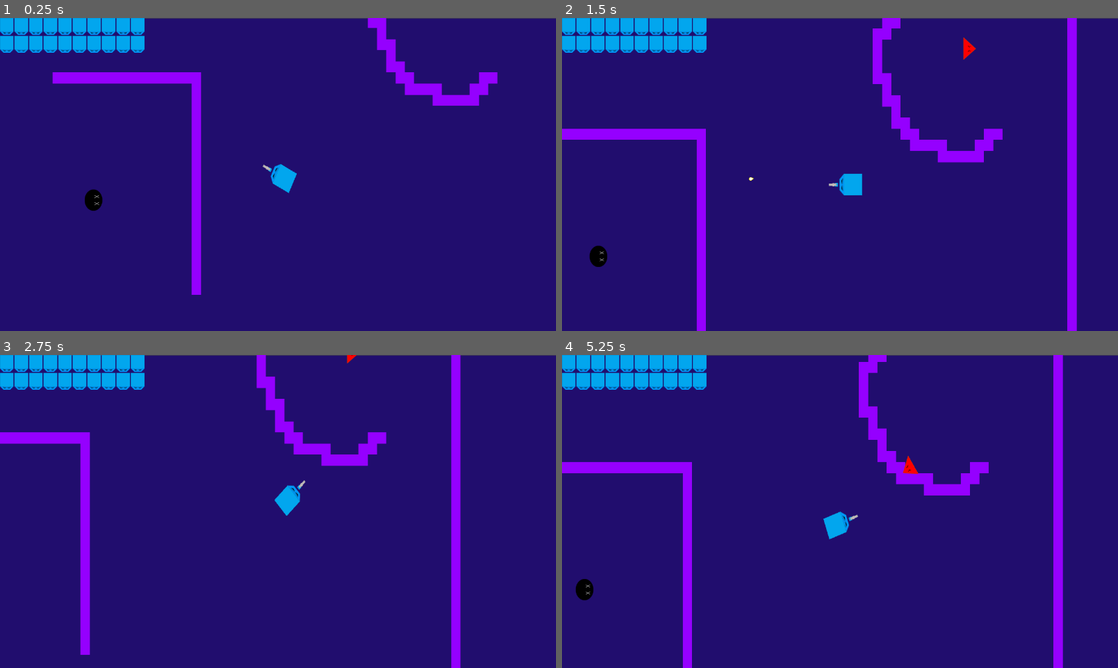
Above: before the commit, frames 1-4 (two rows, left to right).
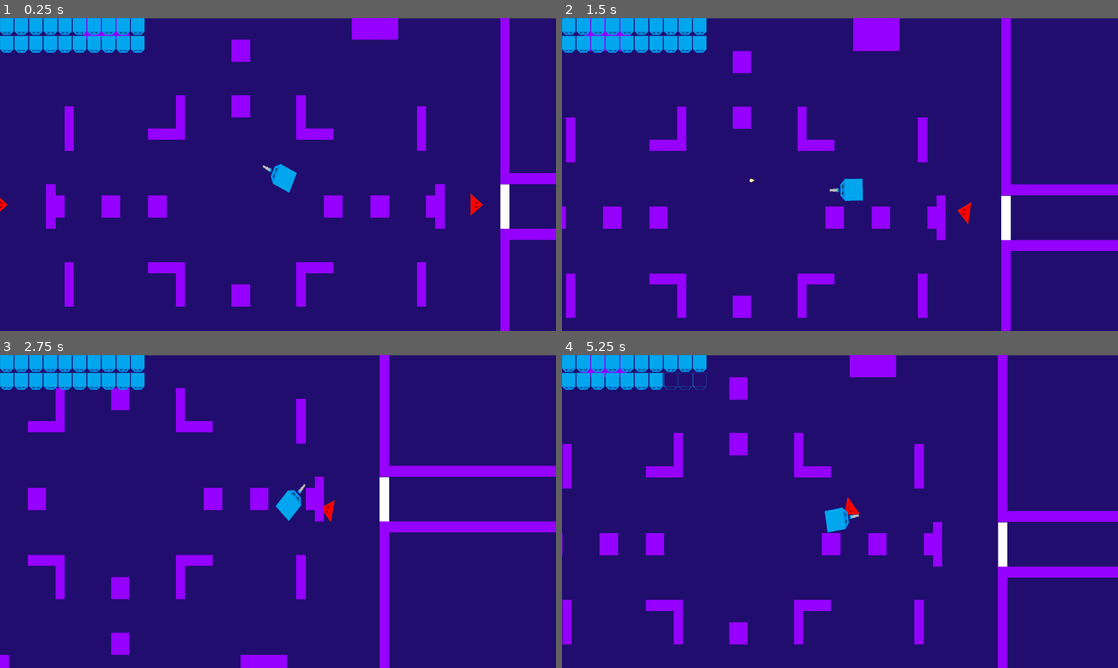
Above: after the commit, the same moments.

Repository: chaco470/CubeCrawler
Game: Godot game, scene res://Assets/Scenes/World.tscn
The game is run twice, just before and just after one commit, with the same random seed, the same clock (stepped at 60 frames per second) and the same inputs.
Inputs (mouse positions are in pixels of both pictures, inside the frame that each line leads up to):
- Up to frame 1 (0.25 s): no input
- Up to frame 2 (1.5 s): tap Enter at 0.5 s; move the mouse to (962, 158) at 0.52 s; hold Up (_up) 0.53-1.28 s; hold Right (_rigth) 0.53-1.28 s; move the mouse to (728, 190) at 1.27 s; hold Down (_down) from 1.28 s (still down); click (728, 190) at 1.35 s
- Up to frame 3 (2.75 s): tap Right (_rigth) at 1.55 s; move the mouse to (333, 442) at 2.02 s; release Down (_down) at 2.03 s; hold Up (_up) from 2.03 s (still down); hold Right (_rigth) from 2.03 s (still down)
- Up to frame 4 (5.25 s): move the mouse to (812, 574) at 2.77 s; release Right (_rigth) at 2.78 s; tap Right (_rigth) at 2.85, 4.35 s; move the mouse to (1006, 558) at 3.52 s; release Up (_up) at 3.53 s; hold Right (_rigth) 3.53-4.28 s; hold Left (_left) 3.53-5.03 s; click (1006, 558) at 3.6 s; move the mouse to (673, 464) at 4.27 s; move the mouse to (867, 511) at 5.02 s; hold Down (_down) from 5.03 s (still down); hold Right (_rigth) from 5.03 s (still down)

The runs differ from the first frame. In frame 1, 12% of the frame differs, in the area x 0-100%, y 0-100%; in frame 2, 14%; in frame 3, 13%; in frame 4, 14%.

Commit message:
estados enemy shoot (sin arreglar bug patroll)

Diff:
--- a/Assets/Scenes/Enemy_shoot.gd
+++ b/Assets/Scenes/Enemy_shoot.gd
@@ -1,24 +1,25 @@
 extends KinematicBody2D
 
-signal death
+
 
 export (int) var vida = 3
 export (int) var dmg = 1
 export (float) var velocity = 150
 export (PackedScene) var bullet:PackedScene
-
 var motion = Vector2.ZERO
-
 onready var bullet_spawn = $BulletSpawner
 onready var ia = $IA_shooter
+onready var state_machine = $StateMachine
+onready var player_detector = $Detector
 
 func _ready():
+	state_machine.set_parent(self)
 	ia.initialize(self)
+	ia.set_parent(self)
 
-func _physics_process(delta):
-	if vida <= 0:
-		queue_free()
-		emit_signal("death")
+	#if vida <= 0:
+
+
 
 func _fire_player():
 	var bullet_instance = bullet.instance()
@@ -26,9 +27,13 @@
 	get_tree().get_root().call_deferred("add_child",bullet_instance)
 
 func _follow_player(target):
-	motion = position.direction_to(target.position) * velocity
-	look_at(target.global_position)
-	motion = move_and_slide(motion)
+	if target != null:
+		motion = position.direction_to(target.position) * velocity
+		look_at(target.global_position)
+		motion = move_and_slide(motion)
+
+func _remove():
+	queue_free()
 
 func hit(damage_to_take):
 	vida -= damage_to_take
--- a/Assets/Scenes/Enemy_shoot.tscn
+++ b/Assets/Scenes/Enemy_shoot.tscn
@@ -1,9 +1,13 @@
-[gd_scene load_steps=8 format=2]
+[gd_scene load_steps=12 format=2]
 
 [ext_resource path="res://Assets/Images/Cuadraro-Gris-04.png" type="Texture" id=1]
 [ext_resource path="res://Assets/Scenes/Enemy_shoot.gd" type="Script" id=2]
 [ext_resource path="res://Assets/Scenes/IA_shooter.gd" type="Script" id=3]
 [ext_resource path="res://Assets/Scenes/Enemy_bullet.tscn" type="PackedScene" id=4]
+[ext_resource path="res://Assets/Scripts/StateMachineEnemyShoot.gd" type="Script" id=5]
+[ext_resource path="res://Assets/Scripts/DeathEnemyShot.gd" type="Script" id=7]
+[ext_resource path="res://Assets/Scripts/EngageEnemyShoot.gd" type="Script" id=8]
+[ext_resource path="res://Assets/Scripts/PatrolEnemy.gd" type="Script" id=9]
 
 [sub_resource type="RectangleShape2D" id=1]
 extents = Vector2( 31.5988, 31.5466 )
@@ -19,6 +23,18 @@
 ]]
 script = ExtResource( 2 )
 bullet = ExtResource( 4 )
+
+[node name="StateMachine" type="Node" parent="."]
+script = ExtResource( 5 )
+
+[node name="Patrol" type="Node" parent="StateMachine"]
+script = ExtResource( 9 )
+
+[node name="Engage" type="Node" parent="StateMachine"]
+script = ExtResource( 8 )
+
+[node name="Dead" type="Node" parent="StateMachine"]
+script = ExtResource( 7 )
 
 [node name="Sprite" type="Sprite" parent="."]
 rotation = -1.5708
--- a/Assets/Scenes/IA_shooter.gd
+++ b/Assets/Scenes/IA_shooter.gd
@@ -1,19 +1,11 @@
 extends Node2D
 
-signal state_changed(new_state)
-
-enum State{
-	PATROL,
-	ENGAGE,
-	SHOOT
-}
 
 onready var player_detector = $Detector
 onready var shoot_timer = $ShootTimer
 onready var move_timer = $MoveTimer
 onready var patrol_timer = $PatrolTimer
 
-var current_state = State.PATROL setget set_state
 var target = null
 var can_shoot = false
 var origin = Vector2.ZERO
@@ -21,65 +13,56 @@
 var parent_velocity = Vector2.ZERO
 var patrol_range_reached = false
 var parent = null
+var stateMachine = null
 
-
-func _physics_process(delta):
-	match current_state:
-		State.PATROL:
-			if not patrol_range_reached:
-				self.get_parent().move_and_slide(parent_velocity)
-				if (parent.global_position.distance_to(patrol_zone) < 5):
-					patrol_range_reached = true
-					parent_velocity = Vector2.ZERO
-					patrol_timer.start()
-			pass
-		State.SHOOT:
-			if target != null and can_shoot:
-				self.get_parent()._fire_player()
-				can_shoot = false
-				move_timer.start()
-		State.ENGAGE:
-			if target != null:
-				self.get_parent()._follow_player(target)
-		_:
-			print("Error: no se wacho")
+func set_parent(parent):
+	parent = parent
 
 func initialize(parent_given):
 	parent = parent_given
+	stateMachine = parent_given.state_machine
 
 
-func set_state(new_state):
-	if new_state == current_state:
-		return
-	if new_state == State.PATROL:
-		origin = self.global_position
-		patrol_timer.start()
-		patrol_range_reached = false
-	current_state = new_state
-	emit_signal("state_changed", current_state)
+func _on_Patroll():
+	if not patrol_range_reached:
+		parent.move_and_slide(parent_velocity)
+		if (parent.global_position.distance_to(patrol_zone) < 5):
+			patrol_range_reached = true
+			parent_velocity = Vector2.ZERO
+			patrol_timer.start()
+
+func _on_Shoot():
+	if target != null and can_shoot:
+		self.get_parent()._fire_player()
+		can_shoot = false
+		move_timer.start()
+
+func _on_Engage():
+		self.get_parent()._follow_player(target)
+
+
 
 func _on_Detector_body_entered(body):
 	if body.is_in_group("player"):
-		set_state(State.ENGAGE)
+		#set_state(State.ENGAGE)
 		target = body
 		shoot_timer.start()
 
 
 func _on_Detector_body_exited(body):
 	if body.is_in_group("player"):
-		set_state(State.PATROL)
+		#set_state(State.PATROL)
 		target = null
 		can_shoot = false
 
 
 func _on_ShootTimer_timeout():
-	set_state(State.SHOOT)
 	can_shoot = true
 
 
 func _on_MoveTimer_timeout():
-	set_state(State.ENGAGE)
-
+	#set_state(State.ENGAGE)
+	pass
 
 func _on_PatrolTimer_timeout():
 	var patrol_range = 50
--- a/Assets/Scenes/World.tscn
+++ b/Assets/Scenes/World.tscn
@@ -82,10 +82,10 @@
 rotation = 3.14159
 
 [node name="Enemy_shoot2" parent="RoomManager_3" instance=ExtResource( 2 )]
-position = Vector2( -749.381, -3796.07 )
+position = Vector2( 3917.22, -1008.92 )
 
 [node name="Enemy_shoot3" parent="RoomManager_3" instance=ExtResource( 2 )]
-position = Vector2( -742.654, -4229.98 )
+position = Vector2( -753.333, -4390.16 )
 
 [node name="Enemy_shoot4" parent="RoomManager_3" instance=ExtResource( 2 )]
 position = Vector2( -742.654, -4734.2 )
@@ -115,7 +115,7 @@
 }
 
 [node name="Player" parent="." instance=ExtResource( 1 )]
-position = Vector2( 3241.89, -1402.75 )
+position = Vector2( 608.611, 516.011 )
 
 [node name="TileMap" type="TileMap" parent="."]
 tile_set = SubResource( 2 )
--- /dev/null
+++ b/Assets/Scripts/DeathEnemyShot.gd
@@ -0,0 +1,3 @@
+extends "res://Assets/Scripts/AbstractState.gd"
+func enter():
+	parent._remove()
--- /dev/null
+++ b/Assets/Scripts/EngageEnemyShoot.gd
@@ -0,0 +1,7 @@
+extends "res://Assets/Scripts/AbstractState.gd"
+
+func update(delta):
+	if parent.vida <= 0:
+		emit_signal("finished", "dead")
+	parent.ia._on_Engage()
+	parent.ia._on_Shoot()
--- /dev/null
+++ b/Assets/Scripts/IdleEnemyShot.gd
@@ -0,0 +1,10 @@
+extends "res://Assets/Scripts/AbstractState.gd"
+
+
+func handle_input(event:InputEvent):
+	if event.is_action_pressed("_left") || event.is_action_pressed("_rigth") || event.is_action_pressed("_up")|| event.is_action_pressed("_down"):
+		emit_signal("finished", "walk")
+
+
+func update(delta):
+	parent._handle_cannon_actions()
--- /dev/null
+++ b/Assets/Scripts/PatrolEnemy.gd
@@ -0,0 +1,9 @@
+extends "res://Assets/Scripts/AbstractState.gd"
+#func enter():
+	#parent.ia._on_Patroll()
+
+func update(delta):
+	if parent.vida <= 0:
+		emit_signal("finished", "dead")
+	if parent.ia.target != null :
+		emit_signal("finished", "engage")
--- /dev/null
+++ b/Assets/Scripts/ShootEnemyShoot.gd
@@ -0,0 +1,5 @@
+extends "res://Assets/Scripts/AbstractState.gd"
+
+
+func _enter():
+	parent.ia._on_Shoot()
--- /dev/null
+++ b/Assets/Scripts/StateMachineEnemyShoot.gd
@@ -0,0 +1,9 @@
+extends "res://Assets/Scripts/AbstractStateMachine.gd"
+
+
+func _ready():
+	states_map = {
+		"patrol": $Patrol,
+		"dead": $Dead,
+		"engage": $Engage
+	}
